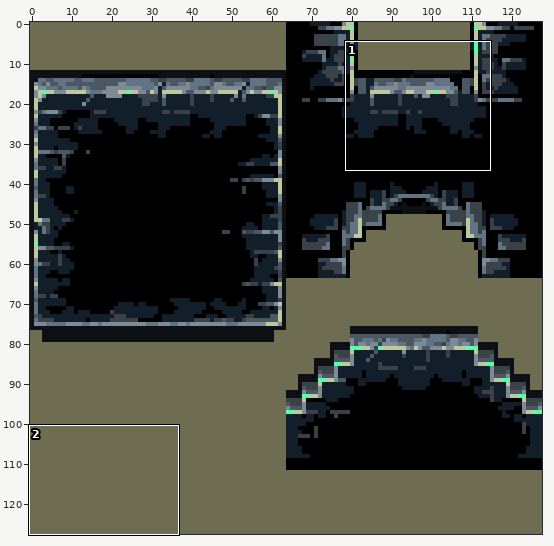
Two states of a sprite sheet, images/tiles/dungeon-floor.png. The first picture is a wide view before the edit; the outline marks the close-up.
Close-up. The starting point:
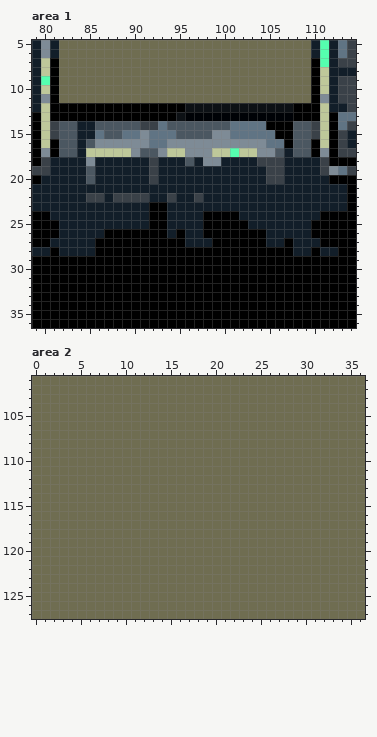
The file is 128x128 pixels. Shown: area 1: x 79..114, y 5..36; area 2: x 0..36, y 101..127. The commit also changed other parts of the picture, which this record leaves out.
After the commit:
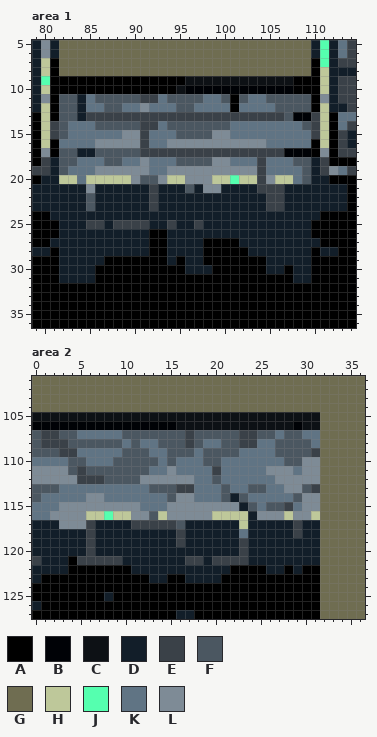
Palette (. is transparent): A #000000  B #000206  C #0d1115  D #121e29  E #3a4148  F #4b5761  G #6f6d51  H #bec89a  J #55ffaf  K #607484  L #7e8b96
What changed:
Area 1:
y 9: x 82..109 GGGGGGGGGGGGGGGGGGGGGGGGGGGG -> AAAAAAAAAAAAAACCCCCCCCCCCCAA
y 10: x 82..109 GGGGGGGGGGGGGGGGGGGGGGGGGGGG -> AAAAAAAAAAAAACBBBBBBBBBBBBAA
y 11: x 82..109 GGGGGGGGGGGGGGGGGGGGGGGGGGGG -> FFDKFFFFFEEKFFFFKKFAFKKFFFFF
y 12: x 82..109 AAAAAAAAAAAAAACCCCCCCCCCCCAA -> FFDKKFFKKLKKKFFKKKKAKKKKFFFF
y 13: x 82..110 AAAAAAAAAAAAACBBBBBBBBBBBBAAA -> FFDEEEEEEEEEEEEEEEEEEEEEEFBBE
y 14: x 83..85 FDD -> KKK; x 105..108 AAAF -> KKKK
y 15: x 83..85 FDD -> KKK; x 87..91 FFKKL -> KKLLE; x 106..109 AAFF -> KKKK
y 16: x 82..85 FFDF -> KKKK; x 91 L -> E; x 107..109 AFF -> KKK
y 17: x 85..109 HHHHHLFFLHHLLLHHJHHLLFDFF -> DFFFFFEEEEEEEEEEEEEEEEBBB
y 18: x 82..95 DDDLDDDDDDEDDD -> FFKKKFFKKLKKKF; x 97..98 DL -> FF; x 100..103 DDDD -> LKKK; x 105..109 EEDDD -> KKKFF
y 19: x 82..109 DDDFDDDDDDEDDDDDDDDDDDDEEDDD -> FKKKLLLLLLKKLLLLLLLLLLEKKKKF
y 20: x 82..109 DDDFDDDDDDEDDDDDDDDDDDDEEDDD -> HHKHHHHHLFFLHHLLLHHJHHELHHKF
y 21: x 85 D -> L; x 92 D -> E; x 96 D -> F; x 98..99 DD -> LL; x 104..106 DDD -> EEE
y 22: x 85..86 EE -> FD; x 88..92 EEEED -> DDDDE; x 94 E -> D; x 97 E -> D; x 105..106 DD -> EE
y 23: x 85 D -> F; x 92..93 AA -> ED; x 105..106 DD -> EE
y 24: x 92..93 AA -> DD; x 98..101 AAAA -> DDDD
y 25: x 85..86 DD -> EE; x 88..94 DDDDAAD -> EEEEDDE; x 97..102 DAAAAA -> EDDDDD
y 26: x 87..91 AAAAA -> DDDDD; x 95 A -> D; x 98..104 AAAAAAA -> DDDDDDD
y 27: x 86..91 AAAAAA -> DDDDDD; x 94..95 AA -> DD; x 98 D -> A; x 102..104 AAA -> DDD; x 107 A -> D
y 28: x 86..91 AAAAAA -> DDDDDD; x 94..97 AAAA -> DDDD; x 103..107 AAAAA -> DDDDD
y 29: x 82..86 AAAAA -> DDDDD; x 94 A -> D; x 96..97 AA -> DD; x 105..109 AAAAA -> DDDDD
y 30: x 82..85 AAAA -> DDDD; x 96..98 AAA -> DDD; x 105..106 AA -> DD; x 108..109 AA -> DD
y 31: x 82..85 AAAA -> DDDD; x 108..109 AA -> DD
Area 2:
y 105: x 0..31 GGGGGGGGGGGGGGGGGGGGGGGGGGGGGGGG -> CCCCCCCCCCCCCCCCCCCCCCCCCCCCCCCC
y 106: x 0..31 GGGGGGGGGGGGGGGGGGGGGGGGGGGGGGGG -> BBBBBBBBBBBBBBBBCCCCCCCCCCCCCBCC
y 107: x 0..31 GGGGGGGGGGGGGGGGGGGGGGGGGGGGGGGG -> FEEFFKKKKKFFFFFFFEFFFFFEEFFKFFKK
y 108: x 0..31 GGGGGGGGGGGGGGGGGGGGGGGGGGGGGGGG -> FEEEFFFFFFKFKKFFFEFKKFFEEKKFFFFK
y 109: x 0..31 GGGGGGGGGGGGGGGGGGGGGGGGGGGGGGGG -> FFFEEKKKKKFFFKKFFFKFFFFKKKKFFFFE
y 110: x 0..31 GGGGGGGGGGGGGGGGGGGGGGGGGGGGGGGG -> KKKKFFKKKFFFFFKFKKKFFKKKKKKKFFLL
y 111: x 0..31 GGGGGGGGGGGGGGGGGGGGGGGGGGGGGGGG -> LLLLFEFFFFFFFKKLKKKKEKKKKKLLLKLL
y 112: x 0..31 GGGGGGGGGGGGGGGGGGGGGGGGGGGGGGGG -> LLLLLEEEFFFFLLLLLLKKFKKKKKKLLLLL
y 113: x 0..31 GGGGGGGGGGGGGGGGGGGGGGGGGGGGGGGG -> FFFKKKKKKKKKKFFFEEKKKFKKFFKKLLFE
y 114: x 0..31 GGGGGGGGGGGGGGGGGGGGGGGGGGGGGGGG -> FKKKKKLLKKKKKKKFLLKKKFDFKKKKKFLL
y 115: x 0..31 GGGGGGGGGGGGGGGGGGGGGGGGGGGGGGGG -> KKKLLLLLLLLLKKKLLLLLLLLDFKFFEKLL
y 116: x 0..31 GGGGGGGGGGGGGGGGGGGGGGGGGGGGGGGG -> KKLLLLHHJHHLLFHLLLLLHHHHDLLLHLLH
y 117: x 0..31 GGGGGGGGGGGGGGGGGGGGGGGGGGGGGGGG -> DDDLLLEDDDDEEEEEFDDDDDDHDDDDDEDD
y 118: x 0..31 GGGGGGGGGGGGGGGGGGGGGGGGGGGGGGGG -> DDDDDDEDDDDDDDDDEDDDDDDKDDDDDEDD
y 119: x 0..31 GGGGGGGGGGGGGGGGGGGGGGGGGGGGGGGG -> DDDDDDEDDDDDDDDDEDDDDDDEDDDDDDDD
y 120: x 0..31 GGGGGGGGGGGGGGGGGGGGGGGGGGGGGGGG -> DDDDDDEDDDDDDDDDDDDDDDDEDDDDDDDD
y 121: x 0..31 GGGGGGGGGGGGGGGGGGGGGGGGGGGGGGGG -> EDDDAEEEEEDDDDDDDEEDEEEEDDDDDDDD
y 122: x 0..31 GGGGGGGGGGGGGGGGGGGGGGGGGGGGGGGG -> DDDDAAAAAAADDDDDDDDDDDAAAADDADAA
y 123: x 0..31 GGGGGGGGGGGGGGGGGGGGGGGGGGGGGGGG -> DAAAAAAAAAAAADDAADDDDAAAAAAAAAAA
y 124: x 0..31 GGGGGGGGGGGGGGGGGGGGGGGGGGGGGGGG -> AAAAAAAAAAAAAAAAAAAAAAAAAAAAAAAA
y 125: x 0..31 GGGGGGGGGGGGGGGGGGGGGGGGGGGGGGGG -> AAAAAAAADAAAAAAAAAAAAAAAAAAAAAAA
y 126: x 0..31 GGGGGGGGGGGGGGGGGGGGGGGGGGGGGGGG -> DAAAAAAAAAAAAAAAAAAAAAAAAAAAAAAA
y 127: x 0..31 GGGGGGGGGGGGGGGGGGGGGGGGGGGGGGGG -> AAAAAAAAAAAAAAAADDAAAAAAAAAAAAAA
Pixel boxes of the changes (left, top, right, bottom) in both close-ups:
changed: (59, 76, 320, 283)
changed: (32, 412, 320, 619)
